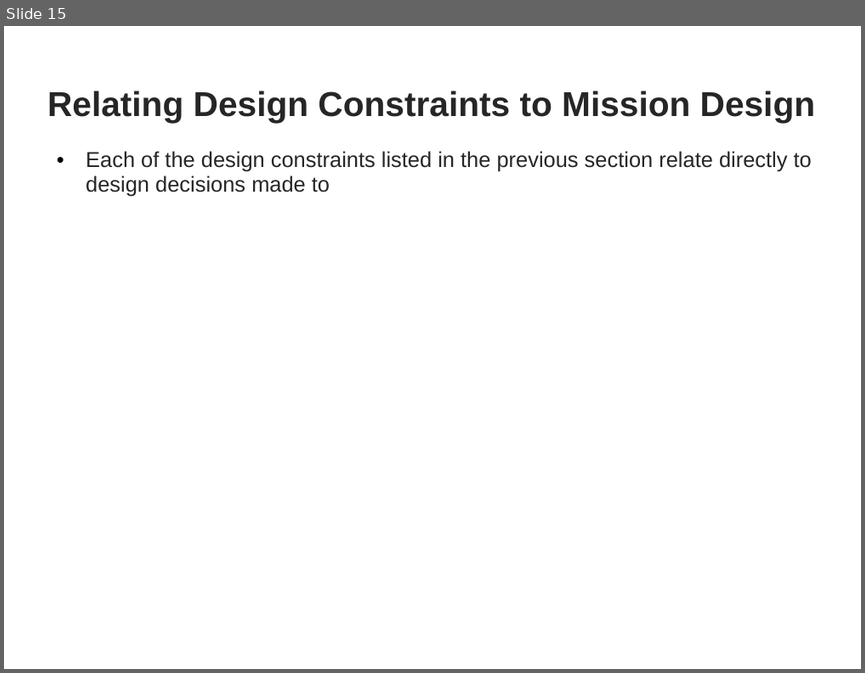
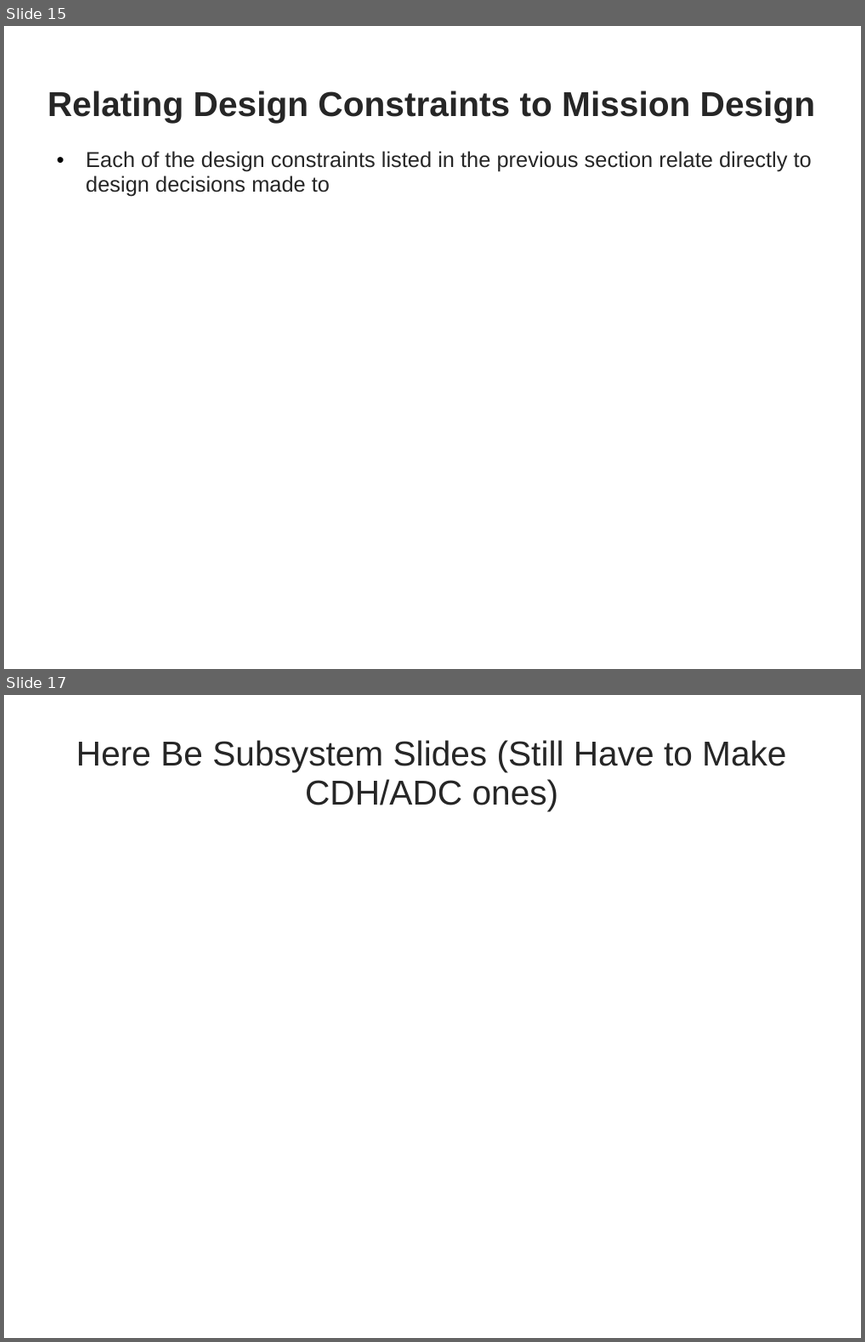
Before and after one commit to RascalSeniorDesign/Preliminary-Design, a slide deck: CMQA/Presentations/First Semester Presentation.pptx. Shown one above the other, each under a label of ours: slide 15 before the commit, slides 15 and 17 after it; the slides between them are not shown. The pictures are 865x673 and 865x1342 pixels, drawn with LibreOffice and Linux fonts; fonts in the diff are those of the drawing; background and template pictures are left out. Boxes give left, top, right and bottom in pixels: in the first picture for what was removed or moved away, otherwise in the second. Text is boxed around its words. In the diff, an @@ line names an element or a change of style, - is before the commit and + after.

```diff
--- a/CMQA/Presentations/First Semester Presentation.pptx
+++ b/CMQA/Presentations/First Semester Presentation.pptx
@@ slide 17 added at bbox=[4, 695, 861, 1338], background picture (left out) @@
@@ title added at bbox=[76, 740, 786, 811], 32 pt, text #262626 @@
+Here Be Subsystem Slides (Still Have to Make CDH/ADC ones)
@@ page number added at bbox=[815, 1315, 846, 1338], 14 pt, text #FFFFFF @@
+17
```
Also in this commit, not shown: 4 slides changed, 8 other slides added.
